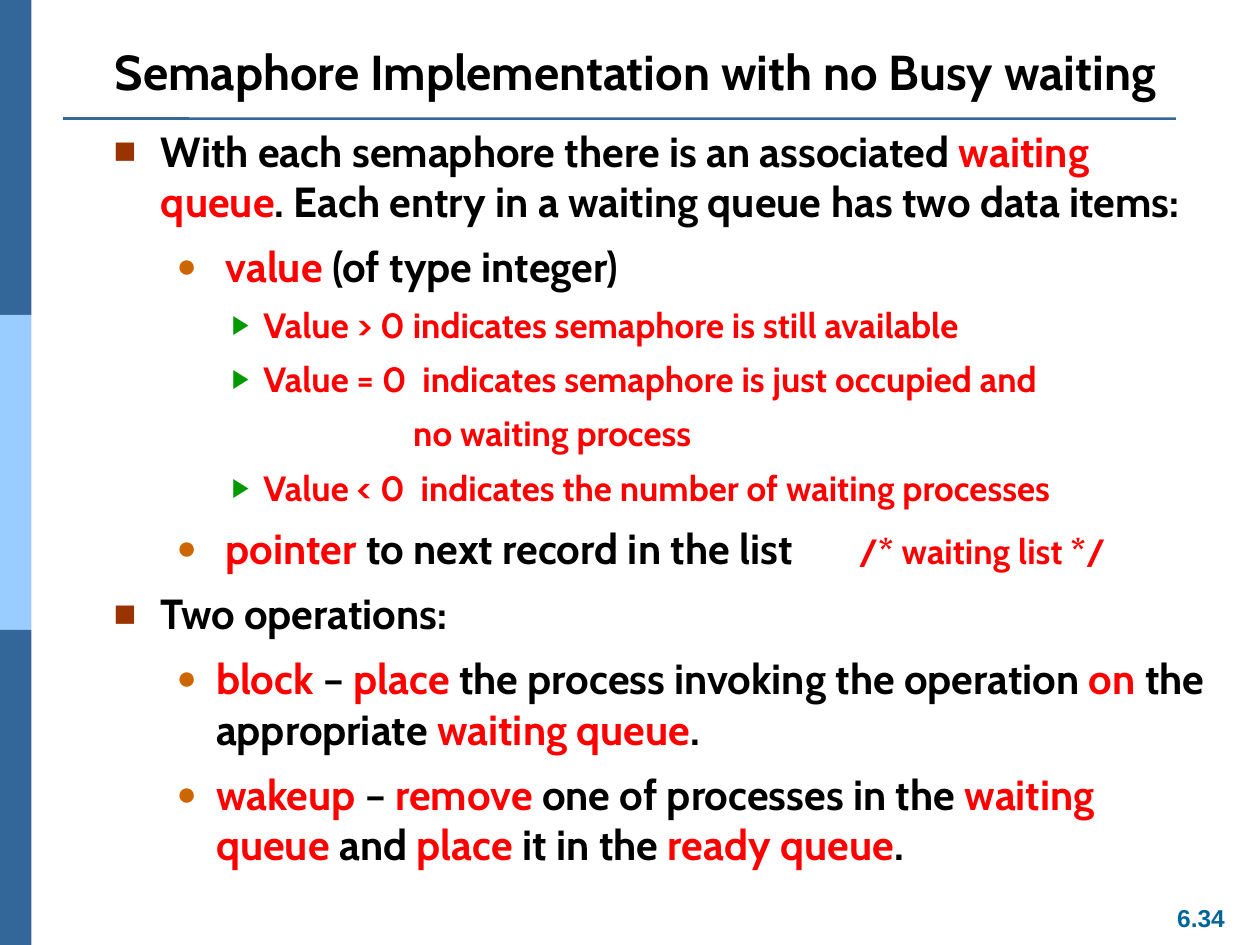
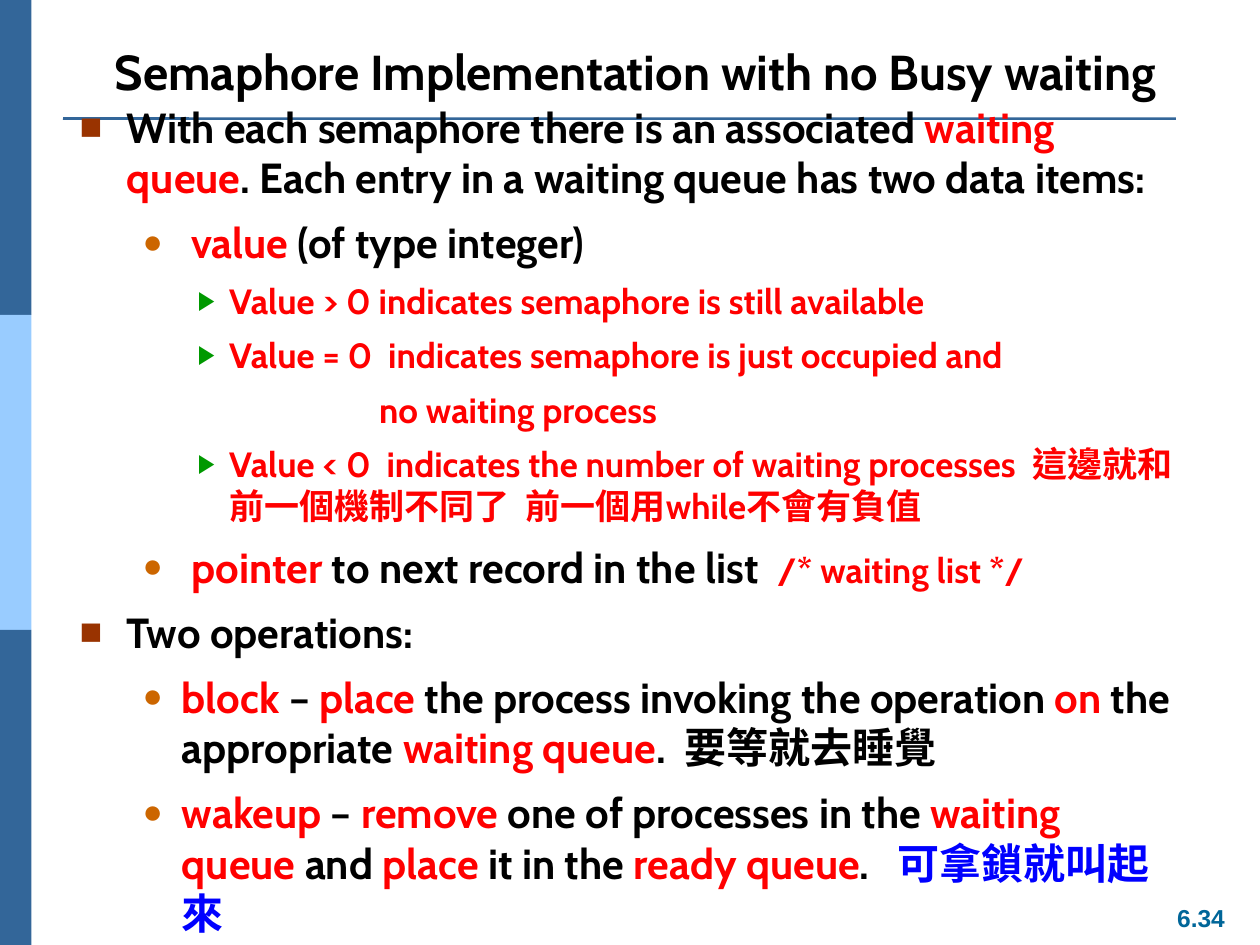
Before and after one commit to Yang09701194/OS_Learning, a slide deck: slide 34 of ch06.pptx. Drawn at 1260x945 pixels with LibreOffice and Linux fonts; fonts in the diff are those of the drawing. Boxes give left, top, right and bottom in pixels: in the first picture for what was removed or moved away, otherwise in the second. Text is boxed around its words. In the diff, an @@ line names an element or a change of style, - is before the commit and + after.

Commit message:
20200501

```diff
--- a/ch06.pptx
+++ b/ch06.pptx
@@ text "With each semaphore there is ...": place and size @@
-text "With each semaphore there is ..." at box(161, 135, 1204, 870)
+text "With each semaphore there is ..." at box(127, 111, 1172, 933)
@@ text at box(229, 447, 1172, 523): text changed @@
-    ▶ Value < 0 indicates the number of waiting processes
+    ▶ Value < 0 indicates the number of waiting processes 這邊就和前一個機制不同了 前一個用while不會有負值
@@ text at box(182, 681, 1170, 933): text changed @@
-  ● block – place the process invoking the operation on the appropriate waiting queue.
-  ● wakeup – remove one of processes in the waiting queue and place it in the ready queue.
+  ● block – place the process invoking the operation on the appropriate waiting queue. 要等就去睡覺
+  ● wakeup – remove one of processes in the waiting queue and place it in the ready queue. 可拿鎖就叫起來
```
Also in this commit, not shown: 2 other slides changed.
